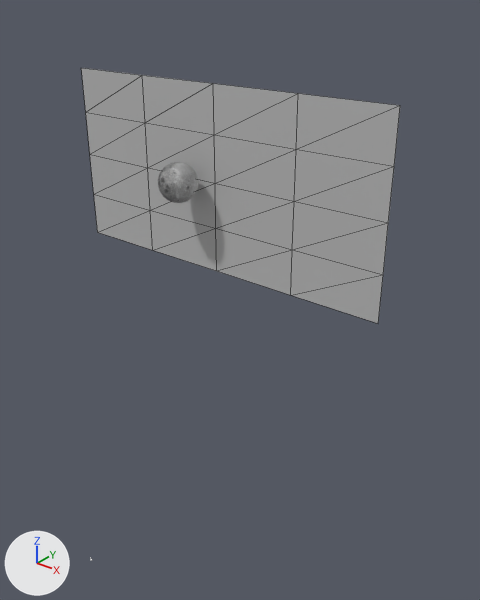
The glTF model assets/The_Star.glb: old version first, new version second.
Camera for both pictures: a 50 mm camera at (1.381, -1.597, 0.6) aimed at (0.434, -0.413, -0.134). Arrows for +X, +Y and +Z are at lower left; the lights stay in place. The first picture is the older version. Mesh edges are drawn as thin lines on the coarser meshes. Where no turn or scale is listed for an object, it has been applied to the vertices.

The first picture shows 'BG', 'Moon'.
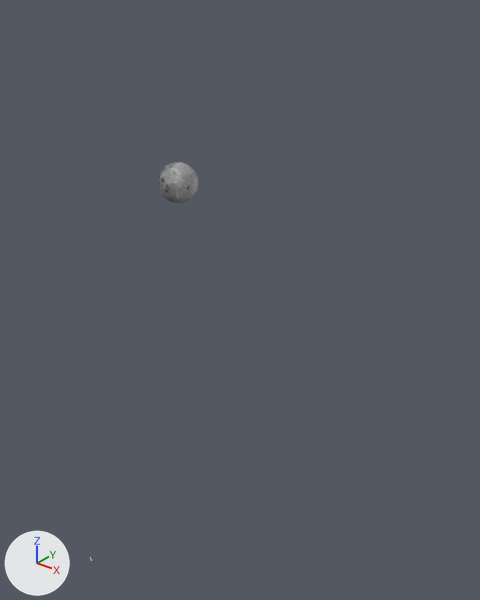
Location of each change, (x1, y1, x2, y2) in pixels of the pictures (480 x 600 px):
```json
{"object": "BG", "change": "deleted", "before": [81, 68, 400, 323]}
```

Scene script edits in JSON lines:
```json
{"op": "remove", "block": "ob_bg", "code": ["ob_bg = bpy.data.objects.new('BG', me_mesh_022)", "ob_bg.location = (0.0, 0.0, 0.0)"]}
```
